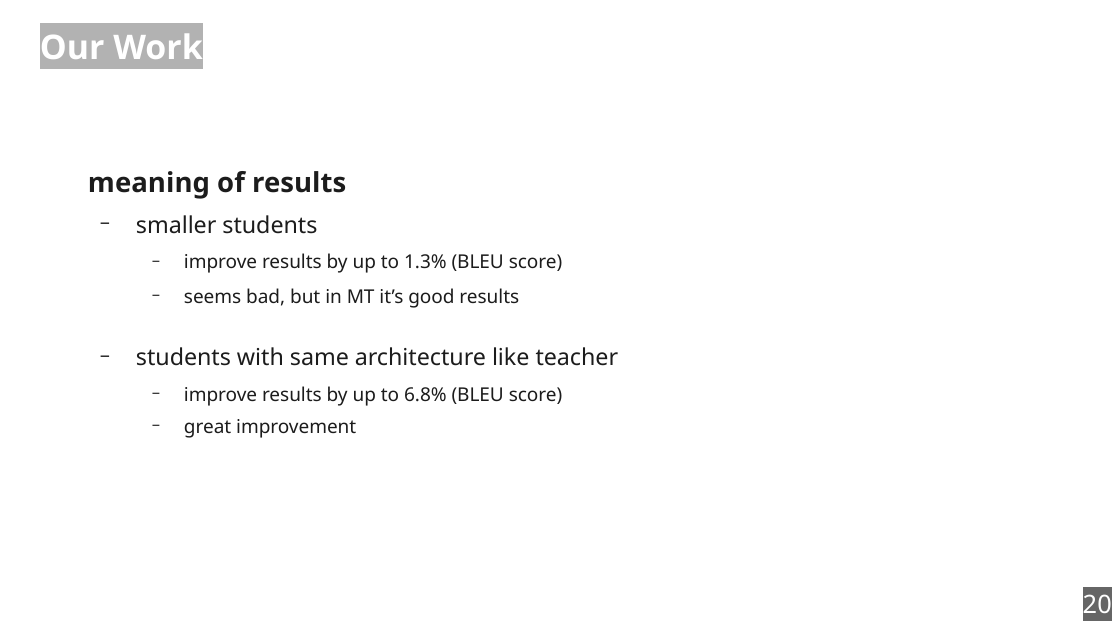
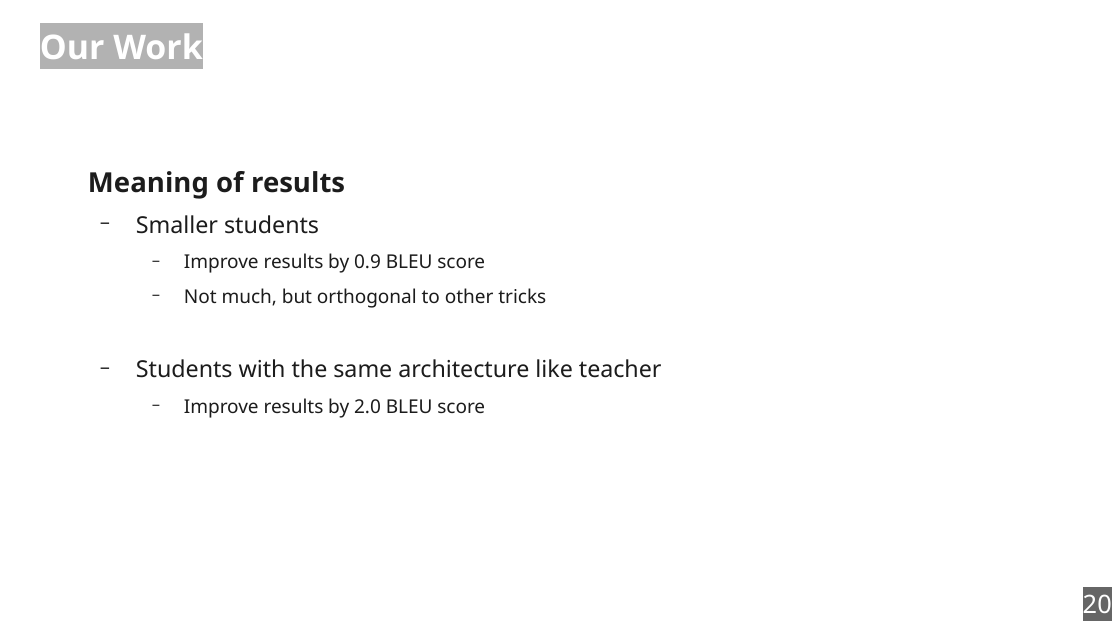
Before and after one commit to zouharvi/reference-mt-distill, a slide deck: slide 20 of meta/final_presentation.odp. Drawn at 1120x630 pixels with LibreOffice and Linux fonts; fonts in the diff are those of the drawing. Boxes give left, top, right and bottom in pixels: in the first picture for what was removed or moved away, otherwise in the second. Text is boxed around its words. In the diff, an @@ line names an element or a change of style, - is before the commit and + after.

```diff
--- a/meta/final_presentation.odp
+++ b/meta/final_presentation.odp
@@ text at (x1=88, y1=171, x2=662, y2=418): text changed @@
-meaning of results
-  − smaller students
-    − improve results by up to 1.3% (BLEU score)
-    − seems bad, but in MT it’s good results
-  − students with same architecture like teacher
-    − improve results by up to 6.8% (BLEU score)
-    − great improvement
+Meaning of results
+  − Smaller students
+    − Improve results by 0.9 BLEU score
+    − Not much, but orthogonal to other tricks
+  − Students with the same architecture like teacher
+    − Improve results by 2.0 BLEU score
```
Also in this commit, not shown: 12 other slides changed, 1 slide added.
